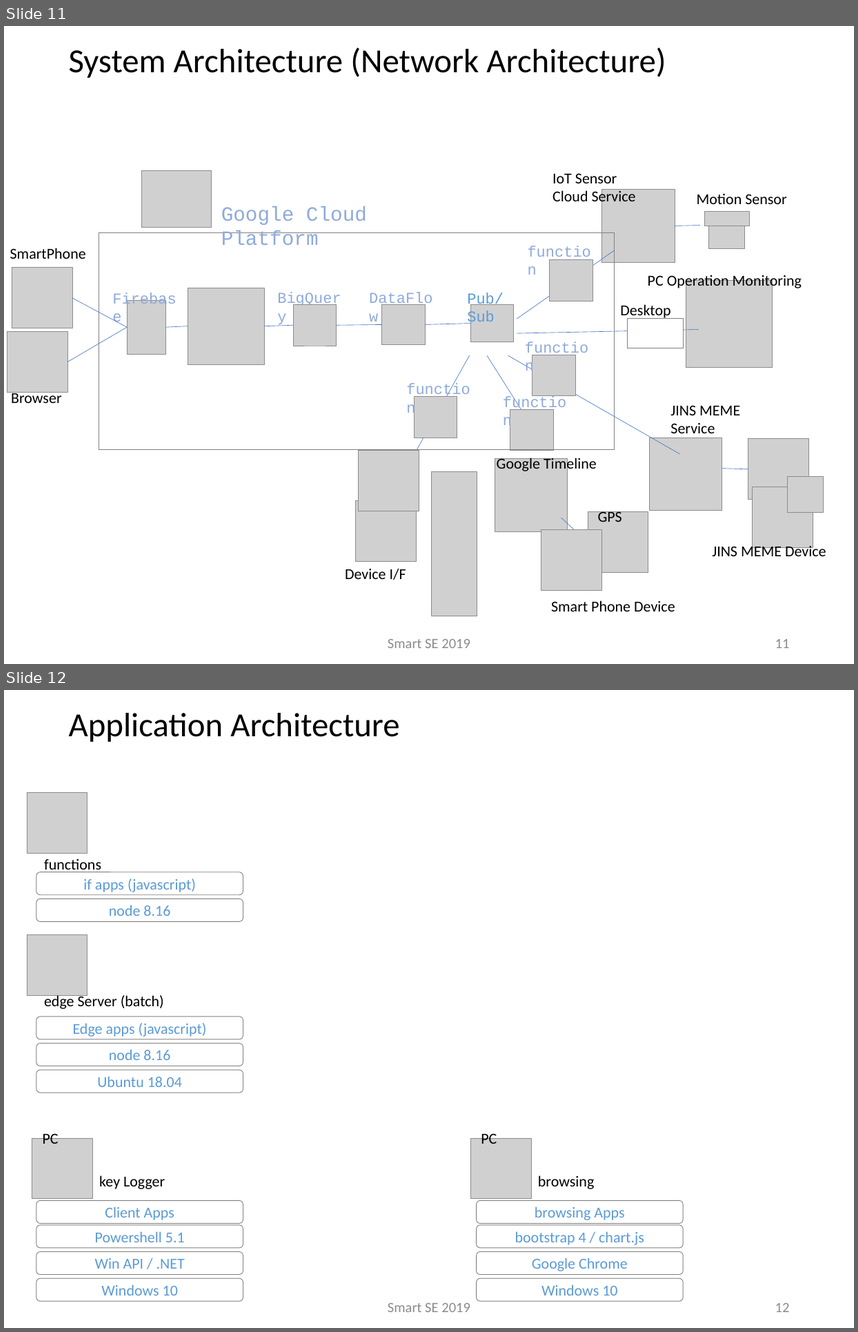
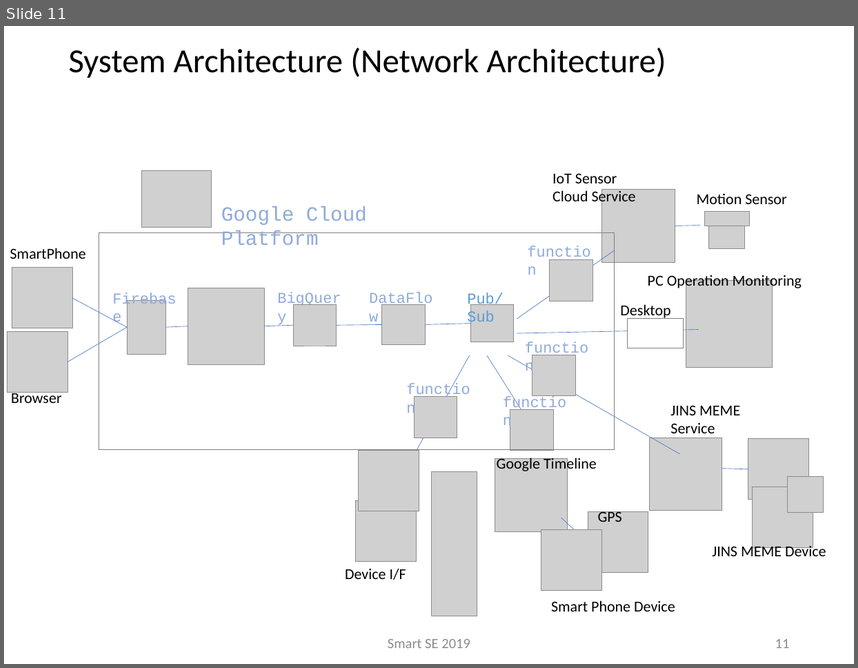
Before and after one commit to sakai-memoru/smartse19, a slide deck: _project_docs/SSE19_SPP.pptx. Shown one above the other, each under a label of ours: slides 11 and 12 before the commit, slide 11 after it. The pictures are 858x1332 and 858x668 pixels, drawn with LibreOffice and Linux fonts; fonts in the diff are those of the drawing; grey boxes stand for pictures; background and template pictures are left out. Boxes give left, top, right and bottom in pixels: in the first picture for what was removed or moved away, otherwise in the second. Text is boxed around its words. In the diff, an @@ line names an element or a change of style, - is before the commit and + after.

```diff
--- a/_project_docs/SSE19_SPP.pptx
+++ b/_project_docs/SSE19_SPP.pptx
@@ slide 12 removed at (4,690,854,1328), background #FFFFFF @@
@@ title removed at (69,713,399,742) @@
-Application Architecture
@@ picture removed at (27,793,87,854) @@
@@ rounded rectangle removed at (36,872,243,895) @@
-if apps (javascript)
@@ text removed at (44,859,101,872) @@
-functions
@@ rounded rectangle removed at (36,899,243,922) @@
-node 8.16
@@ picture removed at (27,935,87,996) @@
@@ text removed at (44,993,164,1009) @@
-edge Server (batch)
@@ rounded rectangle removed at (36,1016,243,1039) @@
-Edge apps (javascript)
@@ rounded rectangle removed at (36,1043,243,1066) @@
-node 8.16
@@ rounded rectangle removed at (36,1069,243,1092) @@
-Ubuntu 18.04
@@ picture removed at (32,1138,92,1199) @@
@@ text removed at (43,1131,59,1143) @@
-PC
@@ picture removed at (471,1138,532,1199) @@
@@ text removed at (481,1131,497,1143) @@
-PC
@@ text removed at (99,1175,165,1189) @@
-key Logger
@@ text removed at (538,1175,594,1189) @@
-browsing
@@ rounded rectangle removed at (36,1200,243,1223) @@
-Client Apps
@@ rounded rectangle removed at (477,1200,683,1223) @@
-browsing Apps
@@ rounded rectangle removed at (36,1225,243,1248) @@
-Powershell 5.1
@@ rounded rectangle removed at (477,1225,683,1248) @@
-bootstrap 4 / chart.js
@@ rounded rectangle removed at (36,1251,243,1274) @@
-Win API / .NET
@@ rounded rectangle removed at (477,1251,683,1274) @@
-Google Chrome
@@ rounded rectangle removed at (36,1278,243,1301) @@
-Windows 10
@@ rounded rectangle removed at (477,1278,683,1301) @@
-Windows 10
@@ text removed at (388,1303,470,1312) @@
-Smart SE 2019
@@ page number removed at (775,1303,790,1312) @@
-12
```
Also in this commit, not shown: 5 slides changed, 3 slides added, 2 other slides removed, 10 other files.
